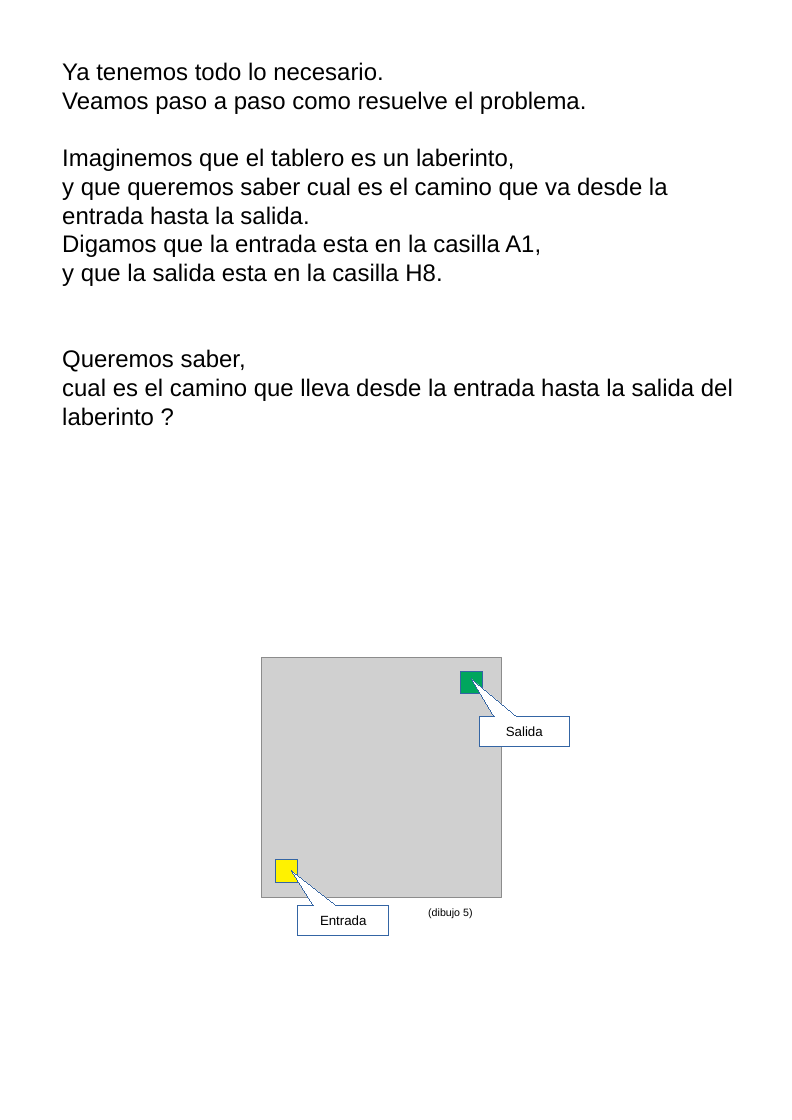
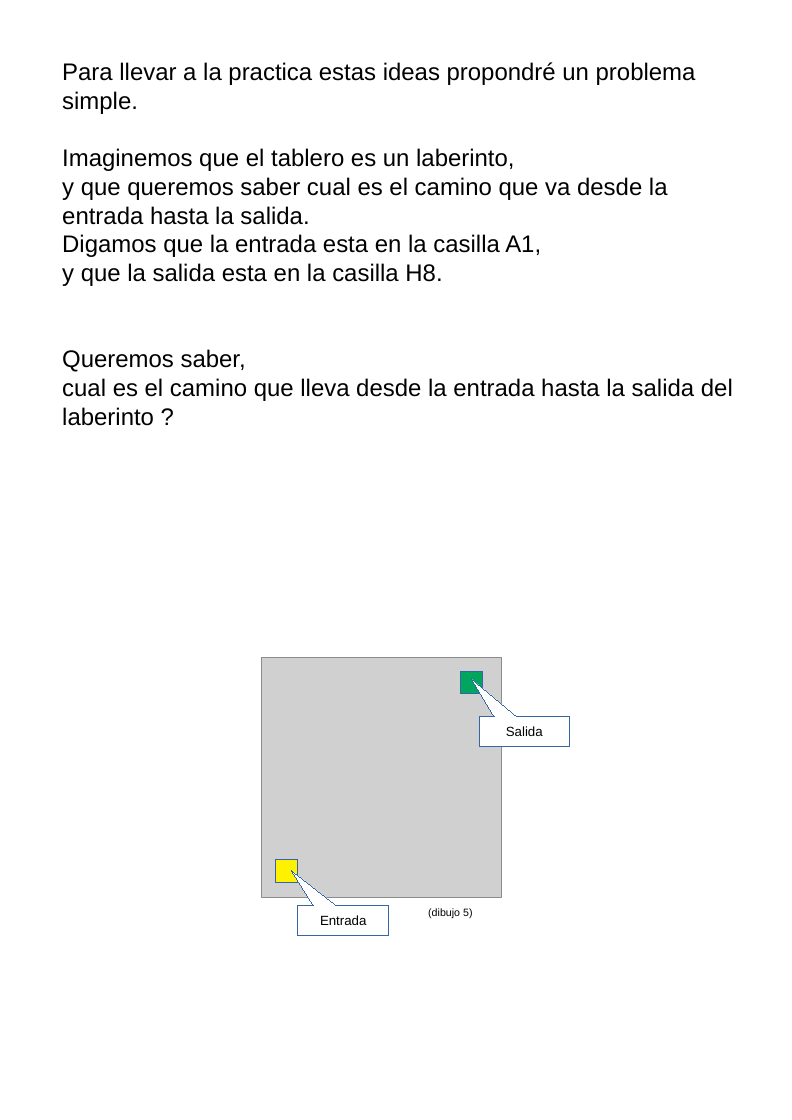
Before and after one commit to fabhrius/La-Cosa, a slide deck: slide 2 of capitulos/Resolver un problema simple/Resolviendo un problema simple.odp. Drawn at 792x1120 pixels with LibreOffice and Linux fonts; fonts in the diff are those of the drawing; grey boxes stand for pictures. Boxes give left, top, right and bottom in pixels: in the first picture for what was removed or moved away, otherwise in the second. Text is boxed around its words. In the diff, an @@ line names an element or a change of style, - is before the commit and + after.

```diff
--- a/capitulos/Resolver un problema simple/Resolviendo un problema simple.odp
+++ b/capitulos/Resolver un problema simple/Resolviendo un problema simple.odp
@@ text at <box>62,62,696,114</box>: text changed @@
-Ya tenemos todo lo necesario.
-Veamos paso a paso como resuelve el problema.
+Para llevar a la practica estas ideas propondré un problema simple.
```
Also in this commit, not shown: 3 other files.
